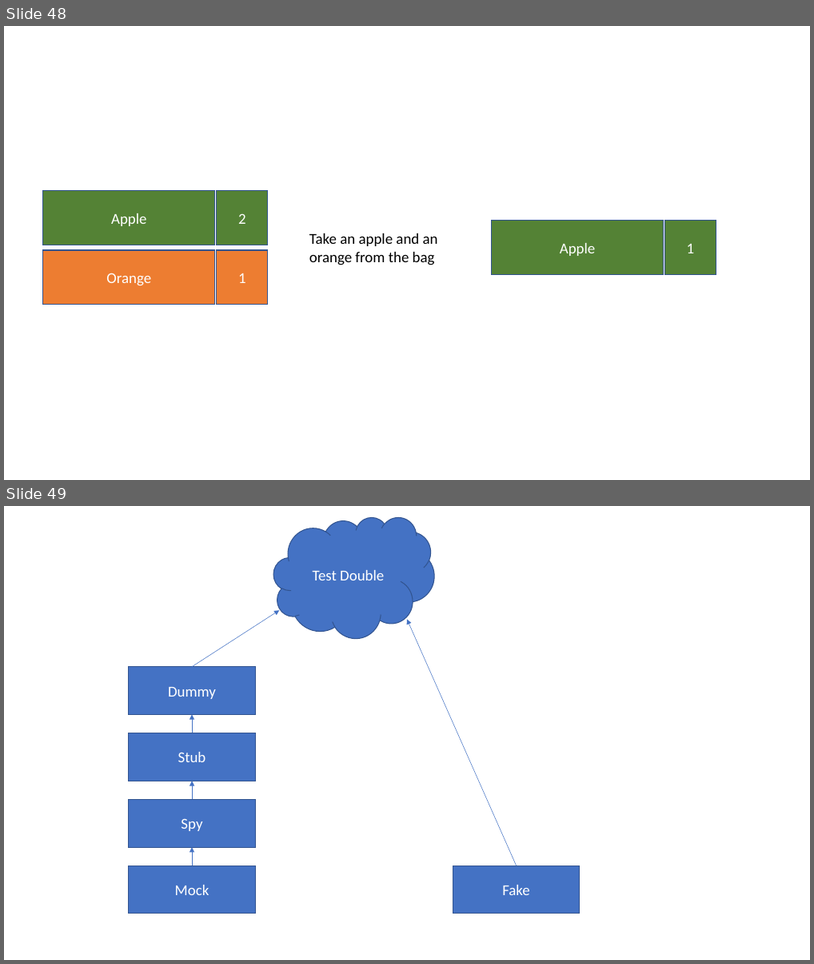
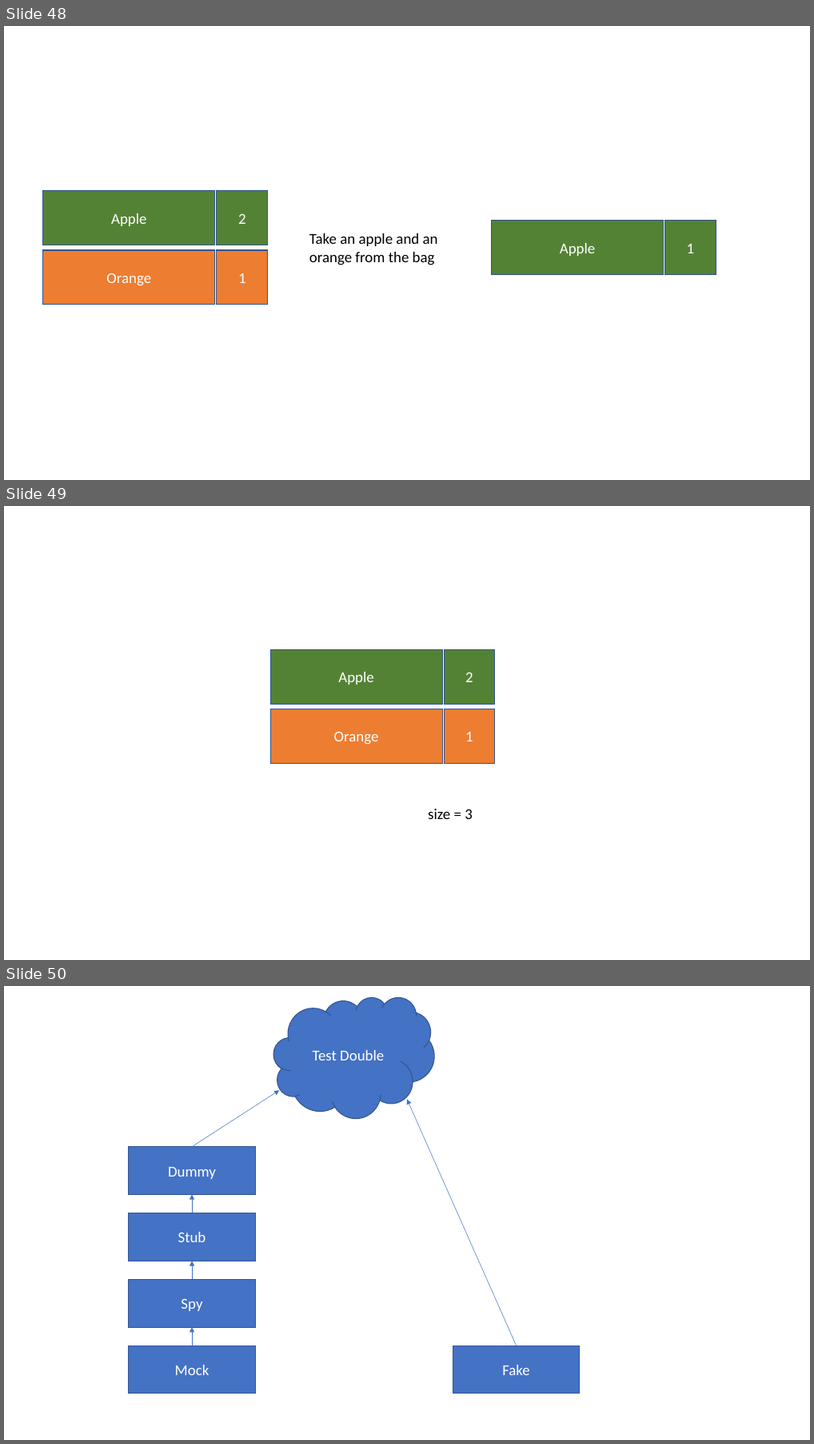
Before and after one commit to albertattard/java-boot-camp, a slide deck: assets/images/Images.pptx. Shown one above the other, each under a label of ours: slides 48 and 49 before the commit, slides 48, 49 and 50 after it. The pictures are 814x964 and 814x1444 pixels, drawn with LibreOffice and Linux fonts; fonts in the diff are those of the drawing. Boxes give left, top, right and bottom in pixels: in the first picture for what was removed or moved away, otherwise in the second. Text is boxed around its words. In the diff, an @@ line names an element or a change of style, - is before the commit and + after.

```diff
--- a/assets/images/Images.pptx
+++ b/assets/images/Images.pptx
@@ slide 49 added at (x1=4, y1=506, x2=810, y2=960), background #FFFFFF @@
@@ rectangle added at (x1=270, y1=649, x2=442, y2=704), fill #548235, outline #325491 1 pt, 18 pt, text #FFFFFF @@
+Apple
@@ rectangle added at (x1=445, y1=649, x2=495, y2=704), fill #548235, outline #325491 1 pt, 18 pt, text #FFFFFF @@
+2
@@ rectangle added at (x1=270, y1=708, x2=442, y2=763), fill #ED7D31, outline #325491 1 pt, 18 pt, text #FFFFFF @@
+Orange
@@ rectangle added at (x1=445, y1=708, x2=495, y2=763), fill #ED7D31, outline #325491 1 pt, 18 pt, text #FFFFFF @@
+1
@@ text added at (x1=428, y1=808, x2=473, y2=819), 18 pt, text #000000 @@
+size = 3
@@ what was slide 49 is now slide 50 @@
```
Also in this commit, not shown: 1 other file.
